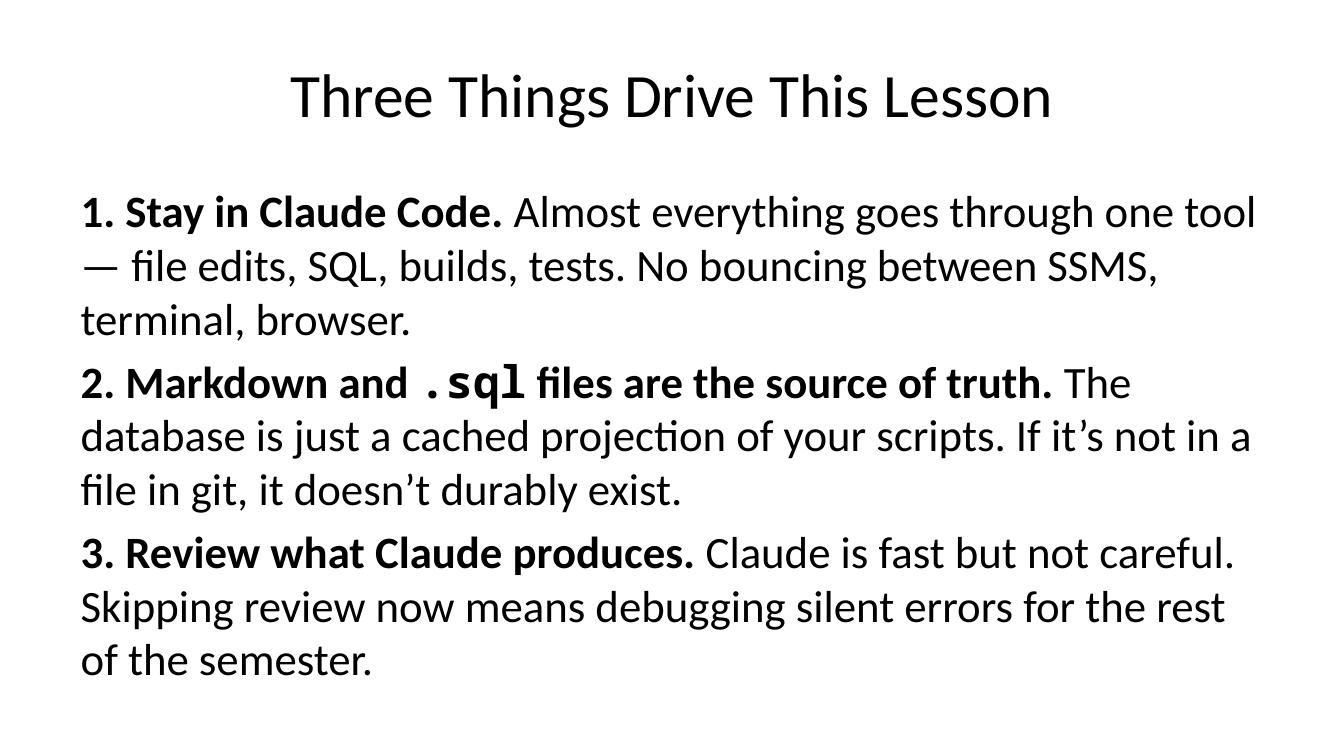
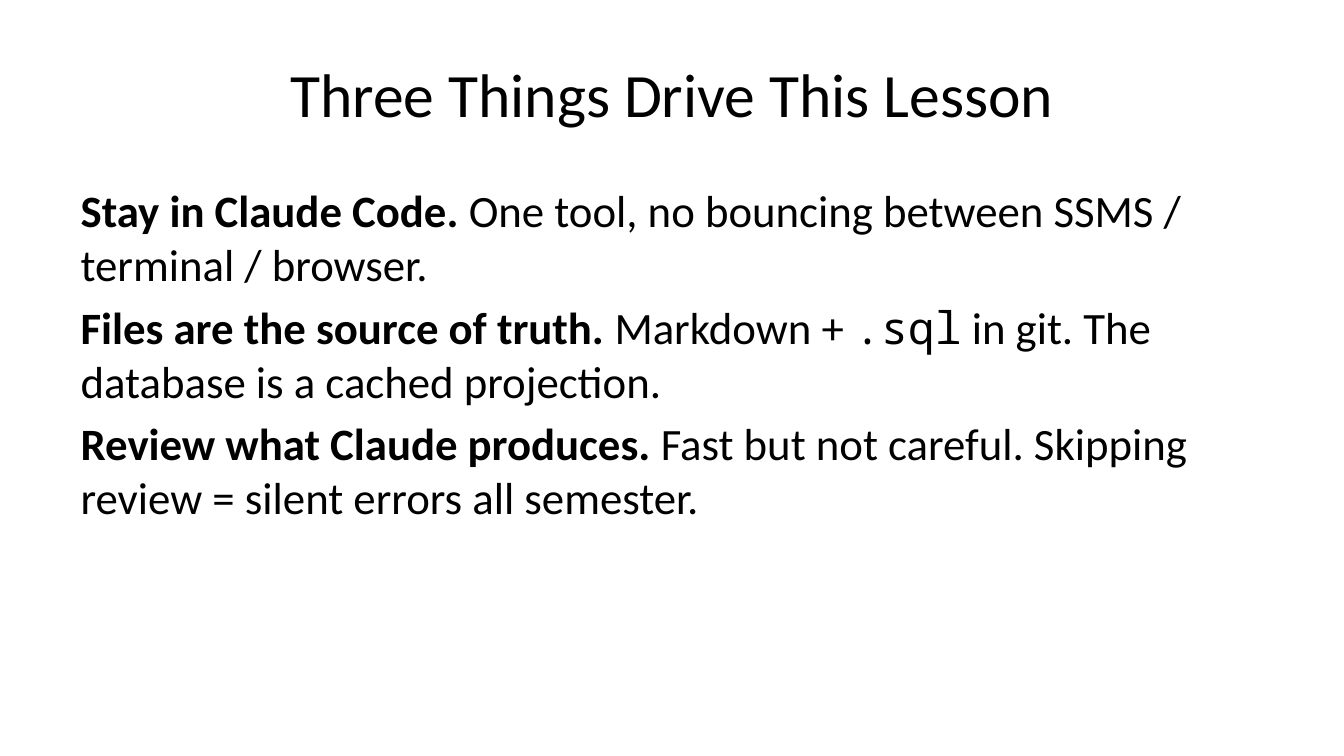
Before and after one commit to dcodish/SAD-sample-project, a slide deck: slide 7 of SLIDE_DECK.pptx (slide 4 before the commit). Drawn at 1344x756 pixels with LibreOffice and Linux fonts; fonts in the diff are those of the drawing. Boxes give left, top, right and bottom in pixels: in the first picture for what was removed or moved away, otherwise in the second. Text is boxed around its words. In the diff, an @@ line names an element or a change of style, - is before the commit and + after.

```diff
--- a/SLIDE_DECK.pptx
+++ b/SLIDE_DECK.pptx
@@ text at <box>81,195,1187,515</box>: text changed @@
-1. Stay in Claude Code. Almost everything goes through one tool — file edits, SQL, builds, tests. No bouncing between SSMS, terminal, browser.
-2. Markdown and .sql files are the source of truth. The database is just a cached projection of your scripts. If it’s not in a file in git, it doesn’t durably exist.
-3. Review what Claude produces. Claude is fast but not careful. Skipping review now means debugging silent errors for the rest of the semester.
+Stay in Claude Code. One tool, no bouncing between SSMS / terminal / browser.
+Files are the source of truth. Markdown + .sql in git. The database is a cached projection.
+Review what Claude produces. Fast but not careful. Skipping review = silent errors all semester.
```
Also in this commit, not shown: 17 other slides changed, 7 slides added, 2 other files.
